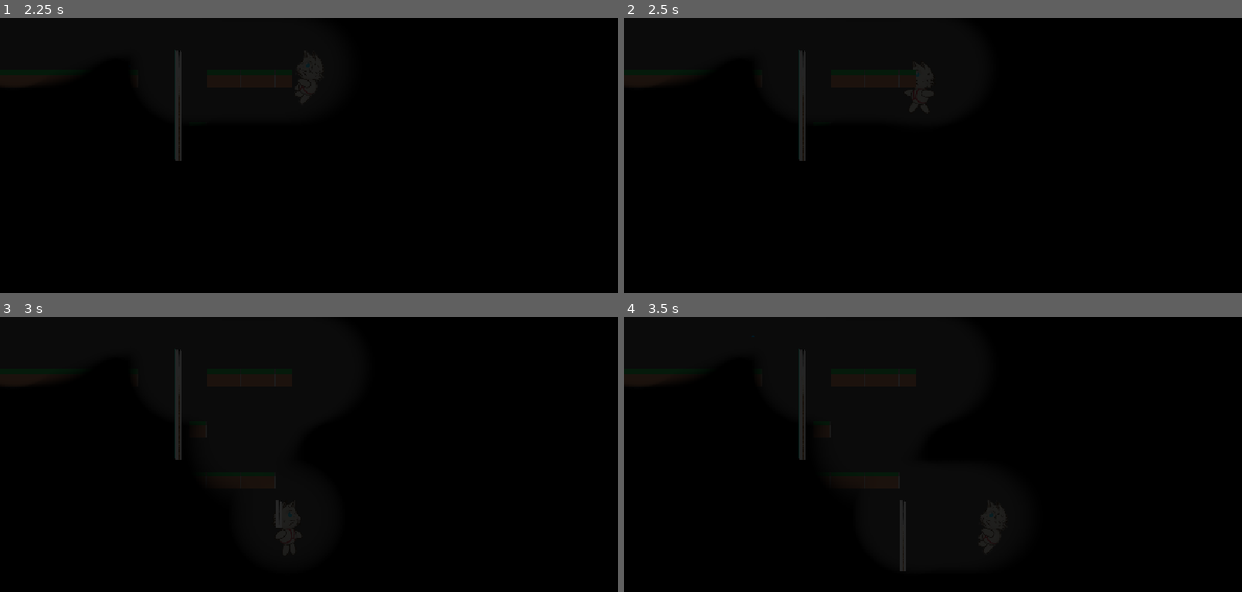
Above: before the commit, frames 1-4 (two rows, left to right).
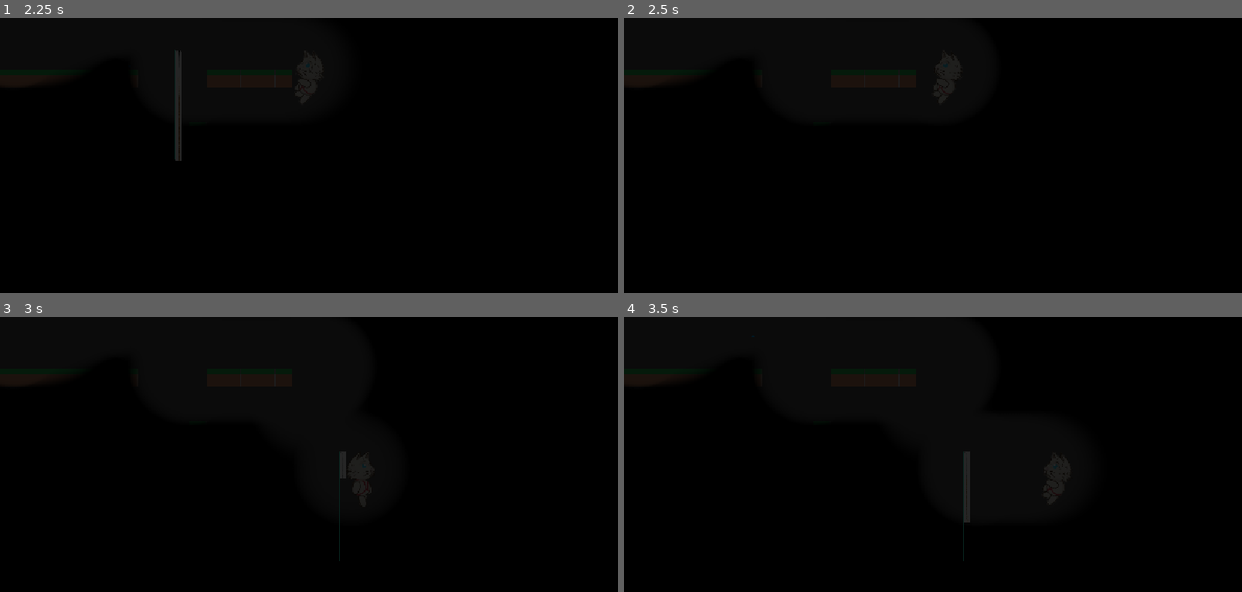
Above: after the commit, the same moments.

Repository: Mad2F/GameJam_2025
Game: Godot game, scene res://Game/Levels/Level0.tscn
Same seed, same stepped clock (60 frames per second), same inputs: the game is played once before the commit and once after it. Sound files missing from this copy of the repository are replaced by a short silence.
Inputs (mouse positions are in pixels of both pictures, inside the frame that each line leads up to):
- Up to frame 1 (2.25 s): tap Enter (enter) at 0.5 s; move the mouse to (444, 141) at 0.52 s; hold Right (move_right) 0.53-2.03 s; tap C (climb) at 0.6, 1.35 s; tap Space (move_jump) at 0.77, 1.52 s; move the mouse to (185, 169) at 1.27 s; move the mouse to (370, 95) at 2.02 s; hold Left (move_left) from 2.03 s (still down); hold Enter (enter) from 2.03 s (still down)
- Up to frame 2 (2.5 s): keep holding Left (move_left); keep holding Enter (enter); tap C (climb) at 2.3 s
- Up to frame 3 (3 s): move the mouse to (278, 509) at 2.77 s; release Left (move_left) at 2.78 s; release Enter (enter) at 2.78 s; hold Right (move_right) from 2.78 s (still down); tap C (climb) at 2.85 s
- Up to frame 4 (3.5 s): keep holding Right (move_right); tap Space (move_jump) at 3.02 s

Frame 1 is identical in both runs. In frame 2, 0.4% of the frame differs, in the area x 28-30%, y 11-52%; in frame 3, 1.8%; in frame 4, 2.0%, in the area x 28-73%, y 11-93%.
Error before the commit: Attempt to call function 'stop' in base 'null instance' on a null instance. (res://Game/player.gd:129)

Commit message:
on remet les modifs de JF

Diff:
--- a/Game/player.gd
+++ b/Game/player.gd
@@ -83,16 +83,16 @@
 			state = State.IDLE
 			var effect = AudioServer.get_bus_effect(2, 0)
 			effect.drive = 0
-			#fall_sound.play()
+			fall_sound.play()
 
 		# Get the input direction and handle the movement/deceleration.
 		var direction = Input.get_axis("move_left", "move_right")
 		if direction:
 			velocity.x = direction * SPEED
 			movement = "Walk"
-			#if not step_sound.playing and is_on_floor() :
-			#	state = State.WALKING
-			#	step_sound.play()
+			if not step_sound.playing and is_on_floor() :
+				state = State.WALKING
+				step_sound.play()
 		else:
 			velocity.x = move_toward(velocity.x, 0, SPEED)
 
@@ -104,7 +104,7 @@
 			var rope_position = calculate_rope_position()
 			if (rope_position != null):
 				state = State.CLIMBING
-				#rope_under_tension_sound.play()
+				rope_under_tension_sound.play()
 				createRope.emit(rope_position)
 				global_position = rope_position
 				_last_y_on_ground = global_position.y
@@ -186,5 +186,5 @@
 			fall_drive = (fall_drive / MAX_FALL_PX) * JUMP_FALL_SOUND_DRIVE
 			var effect = AudioServer.get_bus_effect(2, 0) # SFX Jump Bus -> Distorition
 			effect.drive = fall_drive
-			#fall_sound.play()
+			fall_sound.play()
 		_last_safe_y = position.y
--- a/Game/player.tscn
+++ b/Game/player.tscn
@@ -8,6 +8,9 @@
 [ext_resource type="PackedScene" uid="uid://ddpidf15dw3w6" path="res://Game/Rope_Area.tscn" id="6_oyrjc"]
 [ext_resource type="Texture2D" uid="uid://slhbrjehhde1" path="res://Game/resources/sprites_player/sprites-idle.png" id="6_wxy0c"]
 [ext_resource type="PackedScene" uid="uid://m08mibsg58x0" path="res://Game/Objects/LightSource.tscn" id="7_ltdye"]
+[ext_resource type="AudioStream" uid="uid://bhnsufli8o2ad" path="res://Game/resources/audio/fall.ogg" id="7_oyrjc"]
+[ext_resource type="AudioStream" uid="uid://yduxwrcvrxjt" path="res://Game/resources/audio/step.ogg" id="8_ltdye"]
+[ext_resource type="AudioStream" uid="uid://b3wndiq6rfoly" path="res://Game/resources/audio/rope_under_tension.ogg" id="8_wxy0c"]
 
 [sub_resource type="RectangleShape2D" id="RectangleShape2D_5gpxt"]
 size = Vector2(49, 98)
@@ -243,5 +246,14 @@
 [node name="right" parent="." instance=ExtResource("6_oyrjc")]
 position = Vector2(65, 100)
 
+[node name="Fall" type="AudioStreamPlayer" parent="."]
+stream = ExtResource("7_oyrjc")
+
+[node name="Step" type="AudioStreamPlayer" parent="."]
+stream = ExtResource("8_ltdye")
+
 [node name="LightSource" parent="." instance=ExtResource("7_ltdye")]
 offset = Vector2(20, 30)
+
+[node name="RopeUnderTension" type="AudioStreamPlayer" parent="."]
+stream = ExtResource("8_wxy0c")
Not shown: 1 places in Game/player.tscn that only renumber resources
